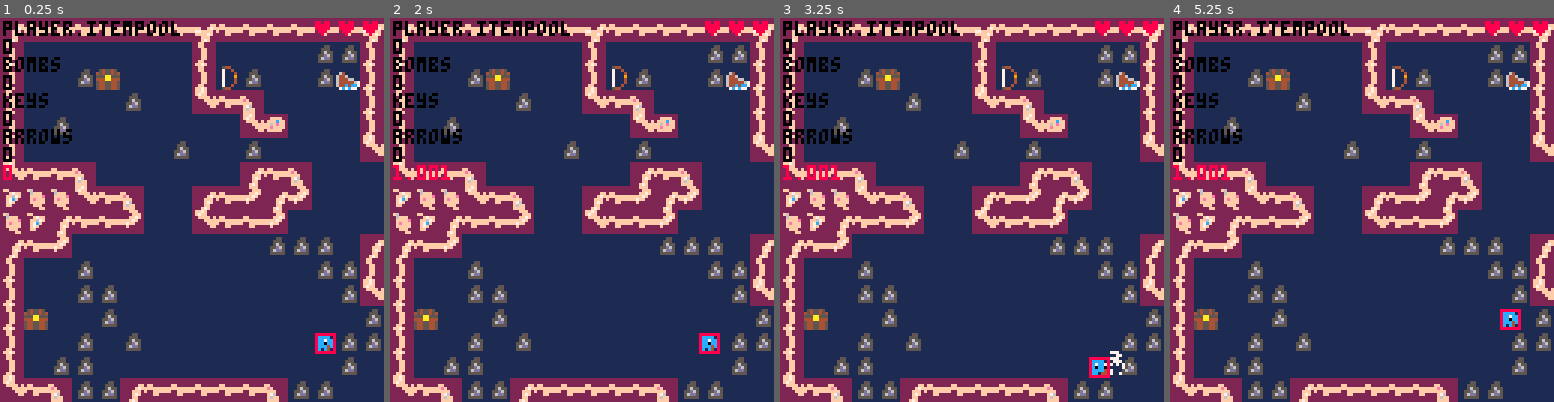
Above: before the commit, frames 1-4 (left to right).
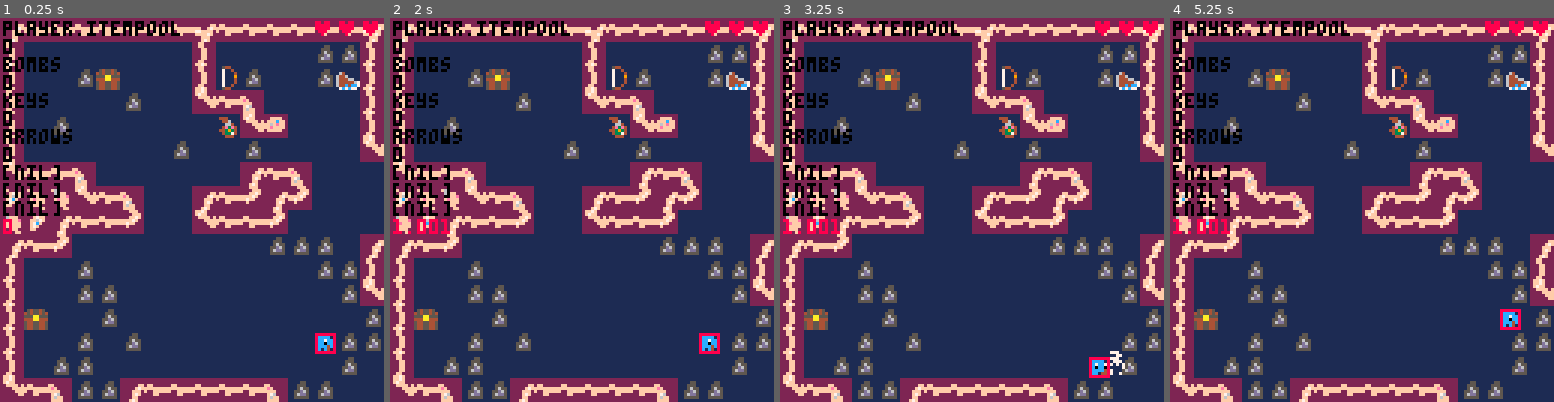
Above: after the commit, the same moments.

Repository: s-france/pico8GameS
Game: PICO-8 cartridge squid.p8
Same seed, same stepped clock (60 frames per second), same inputs: the game is played once before the commit and once after it.
Inputs:
- Up to frame 1 (0.25 s): no input
- Up to frame 2 (2 s): tap O (Z key) at 0.33, 0.7, 1.43 s; tap X (X key) at 1.07 s; hold Left from 1.97 s (still down)
- Up to frame 3 (3.25 s): tap X (X key) every 0.33 s from 2.07 to 3.07 s; tap O (Z key) at 2.22, 3.1 s; release Left at 2.37 s; hold Down 2.42-2.82 s; hold Right from 2.87 s (still down)
- Up to frame 4 (5.25 s): tap X (X key) every 0.33 s from 3.4 to 5.07 s; release Right at 3.53 s; hold Up 3.58-4.08 s; tap O (Z key) at 3.98, 4.87 s; hold Right 4.13-4.53 s; hold Down 4.58-5.08 s; hold Left from 5.13 s (still down)

The runs differ from the first frame. In frame 1, 1.0% of the frame differs, in the area x 0-62%, y 25-57%; in frame 2, 1.3%; in frame 3, 1.3%; in frame 4, 1.3%.

Commit message:
Update squid.p8

Diff:
--- a/squid.p8
+++ b/squid.p8
@@ -34,13 +34,13 @@
 	[6] = {0,1,10,12,0,1,4,4,-2,0,1,.5,.25},
 	[7] = {1,1,14,4,.5,.5,4,4,-2,2,.5,.5,.25} }
 
+	// global inventory flags? maybe?
+
 	music_var = 4
 	music(11)
 
-	menuitem(1,"inventory: ", invmenu)
- menuitem(2," slot 1 - "..player.slots.s1[1], slot(1) )
- menuitem(3," slot 2 - "..player.slots.s2[1] )
- menuitem(4," slot 3 - "..player.slots.s3[1] )
+	menuitem(1,"inventory", openinv)
+	menuitem(2,"save game")
 end
 
 // routine updates every frame
@@ -96,8 +96,9 @@
 	print(player.resources.keys[1])
 	print("arrows")
 	print(player.resources.arrows[1])
-
-
+	print(player.working_inventory[1])
+	print(player.working_inventory[2])
+		print(player.working_inventory[3])
 	foreach(hitboxes, draw_hitbox)
  print(mag)
 end
@@ -142,6 +143,8 @@
   ["s2"] = {"none"},
   ["s3"] = {"none"}
  }
+ player.working_inventory = {}
+ player.slotflag = 0
 
 
 	--player hurtbox, tag = 0
@@ -302,35 +305,6 @@
 	pal()
 end
 
-function slot(b,slot_)
-	--[[
-	local invtable = {"none"}
-	for k,v in pairs(player.itempool) do
-		if (v[2] > 0 and k != "ice boots") then
-			add(k,invtable)
-		end
-	end
-
-
-	diff = 1
-	if (b&1 > 0) then
-	 diff -= 1
-	 if (diff <= 0) then
-	 	diff = 5
-		end
-	end
-
-	if (b&2 > 0) then
-	 diff += 1
-	 if (diff >= 5) then
-	  diff = 1
-	 end
-	end
-	menuitem(1, ""..invtable[1] )
-
-	return true
-	--]]
-end
 -->8
 -- npcs
 --[[
@@ -689,6 +663,65 @@
 	end
 end
 -->8
+--menu(inventory) code
+function openinv(b)
+ clearmenu()
+	if (b&32>0) then
+		menuitem(1,"close inventory", closeinv)
+ 	menuitem(2," slot 1 - "..player.slots.s1[1], function() setslotflag(1) openslot(b) return true end )
+ 	menuitem(3," slot 2 - "..player.slots.s2[1] )
+ 	menuitem(4," slot 3 - "..player.slots.s3[1] )
+  menuitem(5," stats and info ")
+ end
+ return true
+end
+
+
+
+function closeinv(b)
+	clearmenu()
+	if (b&32>0) then
+		menuitem(1, "inventory",openinv)
+		menuitem(2, "save game")
+	end
+	return true
+end
+…(4 lines of a section not shown)…
+function setslotflag(x)
+ player.slotflag = x
+ return true
+end
+
+function openslot(b)
+	clearmenu()
+	if (b&32>0) then
+		menuitem(1, "exit slot "..player.slotflag, openinv )
+		if (player.working_inventory[1] == nil) then
+			menuitem(2, "empty")
+		else
+		 menuitem(2, ""..player.working_inventory[1])
+		end
+		if (player.working_inventory[2] == nil) then
+			menuitem(3, "empty")
+		else
+			menuitem(3,""..player.working_inventory[2])
+		end
+	end
+	return true
+end
+
+function clearmenu()
+	menuitem(1)
+	menuitem(2)
+	menuitem(3)
+	menuitem(4)
+	menuitem(5)
+	return true
+end
+
 
 -->8
 --player interaction functions
@@ -745,6 +778,9 @@
   			 sfx(8)
   			 mset((xtemp+xpm),(ytemp+ypm),24)
   			 j[1] += v[2]
+  			 if (k=="bombs") then
+  			 	add(player.working_inventory,"bombs")
+  			 end
   			end
   		end
   	end
@@ -795,6 +831,9 @@
 	 			j[2] += 1
 	 			if (i == "bow") then
 	 				j[1] = 52
+	 			end
+	 			if (i != "ice boots") then
+	 				add(player.working_inventory,i)
 	 			end
 	 			mset(xest(player.x/8+v[1]),yest(player.y/8+v[2]),0)
 				end
@@ -1426,7 +1465,7 @@
 0603030303030303060303030301010606030303030303030303030303030303000000000000000000000000000000000000000000000000000000000000000003030303030303030303030303030304040303030303030303030303030303030303030303030303030303030303030303030303030304040403030303030306
 0603030119030303062a010303012b0606010303030303030303030303030303000000000000000000000000000000000000000000000000000000000000000003030303030303030303030303030303030303030303030303030303030303030303030303030303030303030303030303030303030303030303030303030306
 0603030303010303050409030303030606031a03080903030303010101010303000000000000000000000000000000000000000000000000000000000000000003030303030303030303030303030303030303030303030303030303030303030303030303030303030303030303030303030303030303030303030303030306
-06030103030303030303050d0303030606030804070f03030301030303030103000000000000000000000000000000000000000000000000000000000000000003030303030303030303030303030303030303030303030303030303030303030303030303030303030303030303030303030303030303030303030303030306
+0603010303030303033a050d0303030606030804070f03030301030303030103000000000000000000000000000000000000000000000000000000000000000003030303030303030303030303030303030303030303030303030303030303030303030303030303030303030303030303030303030303030303030303030306
 0603030303030301030301030303030516040703030303030103030303030301000000000000000000000000000000000000000000000000000000000000000003030303030303030303030303030303030303030303030303030303030303030303030303030303030303030303030303030303030303030303030303030306
 0504040903030303030308040903030303030303030303030103030303030301000000000000000000000000000000000000000000000000000000000000000003030303030303030303030303030303030303030303030303030303030303030303030303030303030303030303030303030303030303030303030303030306
 0b0c0c0504090303080407080703030303030303030303030103030303030301000000000000000000000000000000000000000000000000000000000000000003030303030303030303030303030303030303030303030303030303030303030303030303030303030303030303030303030303030303030303030303030306
